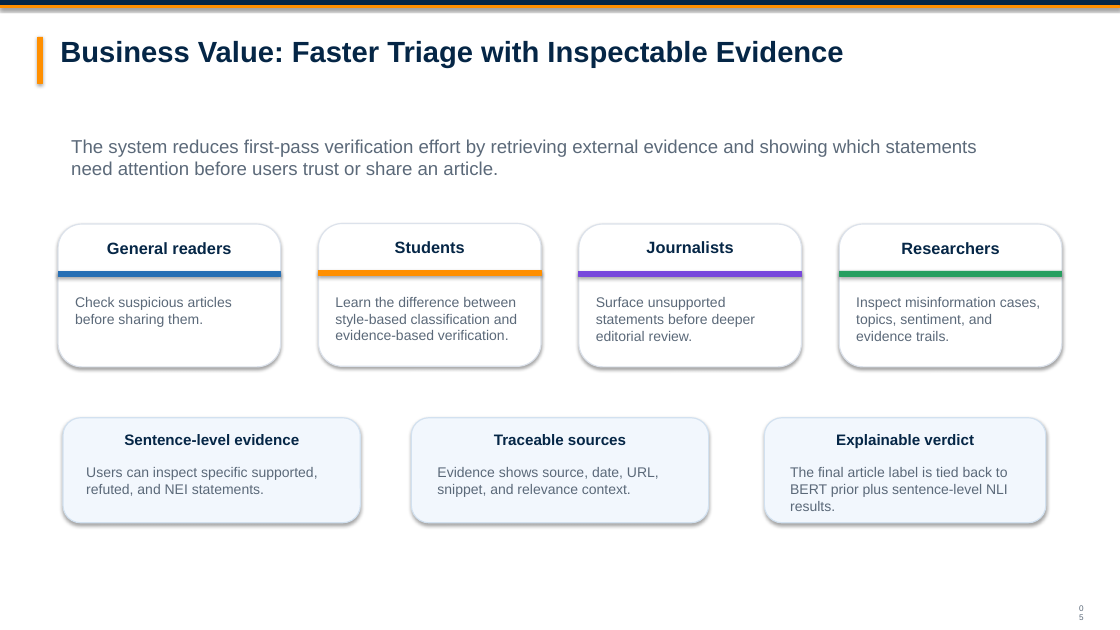
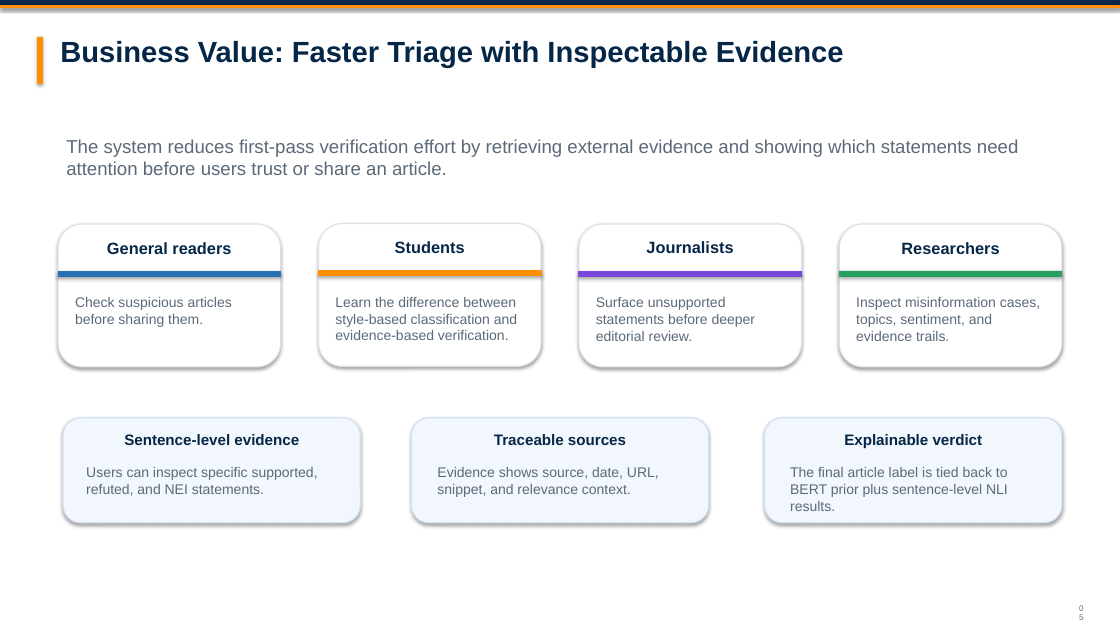
Before and after one commit to YuchenSun1112/Fake-News-Detection-and-Analysis-System-for-Online-News-and-Social-Media, a slide deck: slide 5 of submission/slides.pptx. Drawn at 1120x630 pixels with LibreOffice and Linux fonts; fonts in the diff are those of the drawing. Boxes give left, top, right and bottom in pixels: in the first picture for what was removed or moved away, otherwise in the second. Text is boxed around its words. In the diff, an @@ line names an element or a change of style, - is before the commit and + after.

```diff
--- a/submission/slides.pptx
+++ b/submission/slides.pptx
@@ text "The system reduces first-pass verification ..." rewrapped from box(71, 139, 977, 175) to box(66, 139, 1018, 175) @@
@@ rounded rectangle: place and size @@
-rounded rectangle at box(765, 418, 1046, 523)
+rounded rectangle at box(765, 418, 1062, 523)
@@ text "Explainable verdict": place and size @@
-text "Explainable verdict" at box(836, 434, 974, 448)
+text "Explainable verdict" at box(844, 434, 983, 448)
```
Also in this commit, not shown: 13 other slides changed, 2 slides removed, 28 other files.
